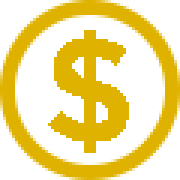
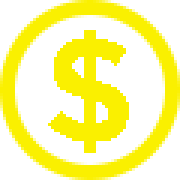
Comparing the layer stacks of the two 180 × 180 images. Changes:
painted on "Ellipse 1" over [0, 0, 180, 180]
